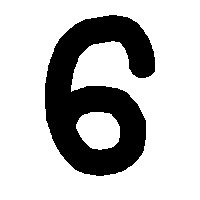
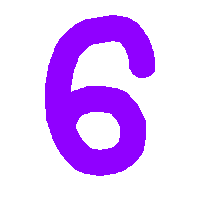
Comparing the layer stacks of the two 200×200 images. Changes:
painted on "Layer 0" over [45, 15, 155, 176]
